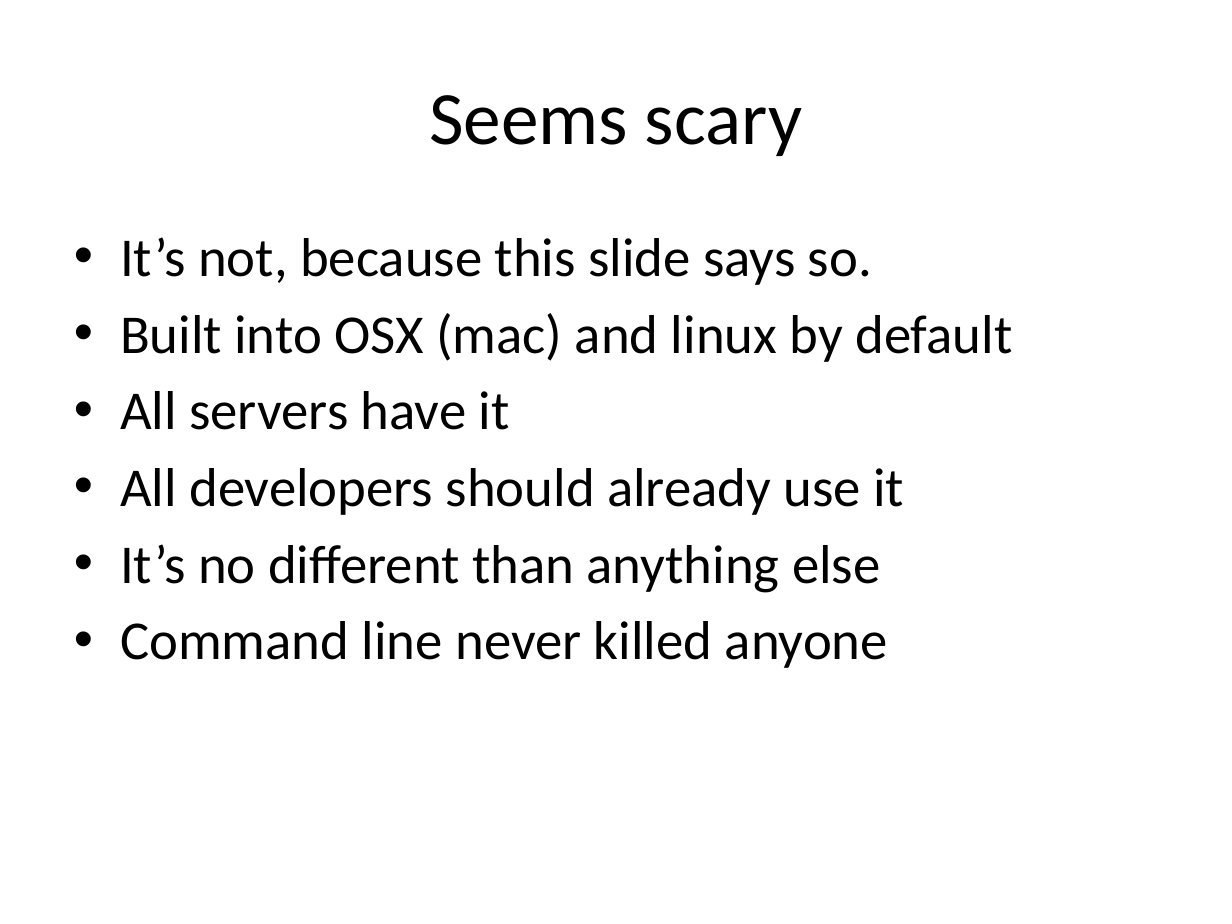
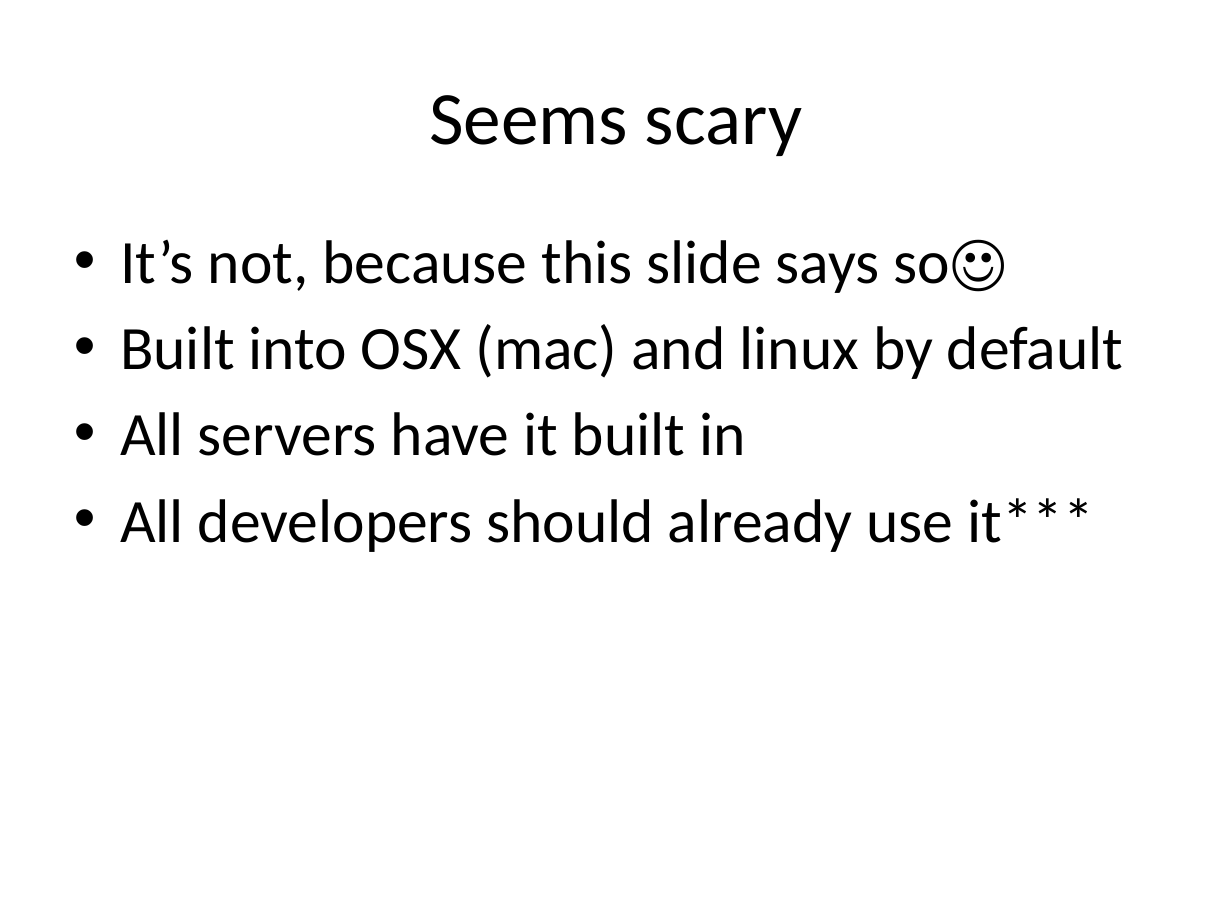
Before and after one commit to jtian1167/SLP-demo, a slide deck: slide 4 of SLP github.pptx. Drawn at 1232x924 pixels with LibreOffice and Linux fonts; fonts in the diff are those of the drawing. Boxes give left, top, right and bottom in pixels: in the first picture for what was removed or moved away, otherwise in the second. Text is boxed around its words. In the diff, an @@ line names an element or a change of style, - is before the commit and + after.

```diff
--- a/SLP github.pptx
+++ b/SLP github.pptx
@@ text at (x1=120, y1=239, x2=1007, y2=293): text changed; size 32 to 36 pt @@
-• It’s not, because this slide says so.
+• It’s not, because this slide says so☺
@@ text at (x1=120, y1=324, x2=1124, y2=379): size 32 to 36 pt in "Built into OSX (mac) and linux by ..." @@
@@ text at (x1=120, y1=412, x2=1094, y2=552): text changed; size 32 to 36 pt @@
-• All servers have it
-• All developers should already use it
-• It’s no different than anything else
-• Command line never killed anyone
+• All servers have it built in
+• All developers should already use it***
```
Also in this commit, not shown: 9 other slides changed, 5 slides added, 1 slide removed, 1 other file.
